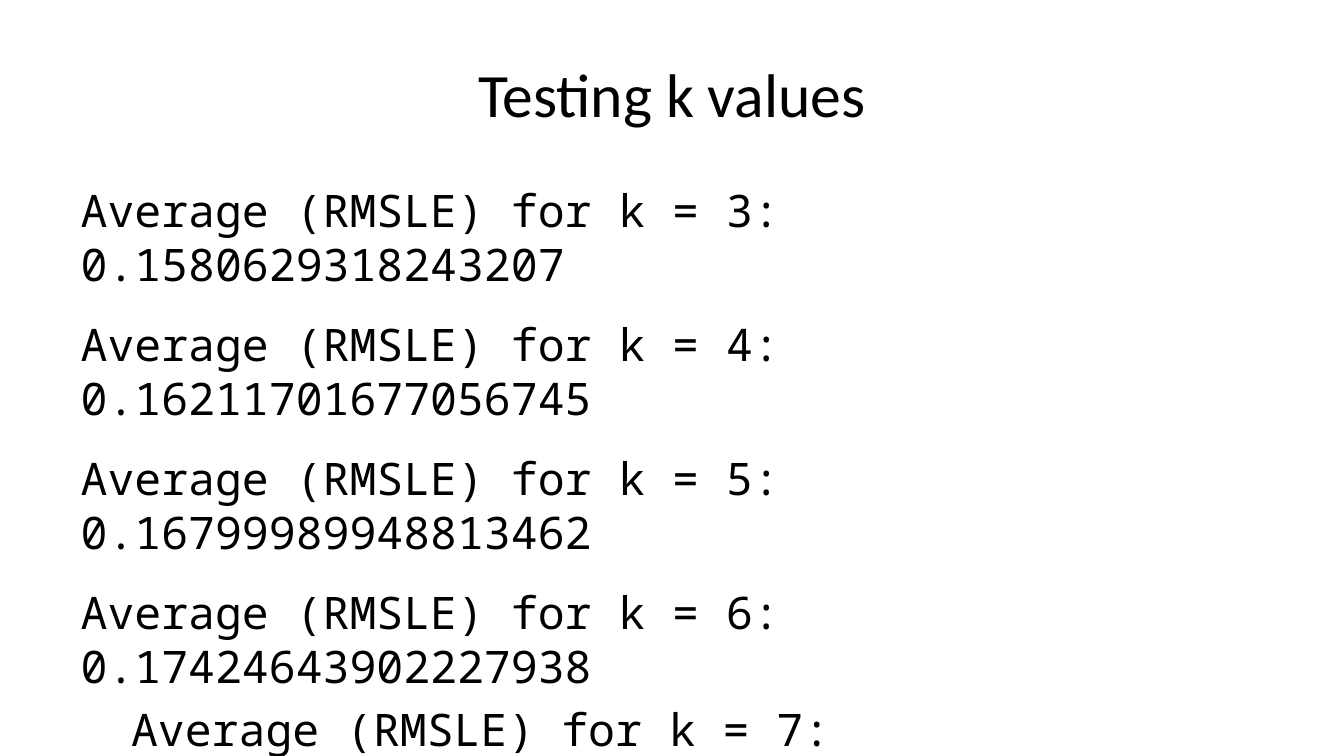
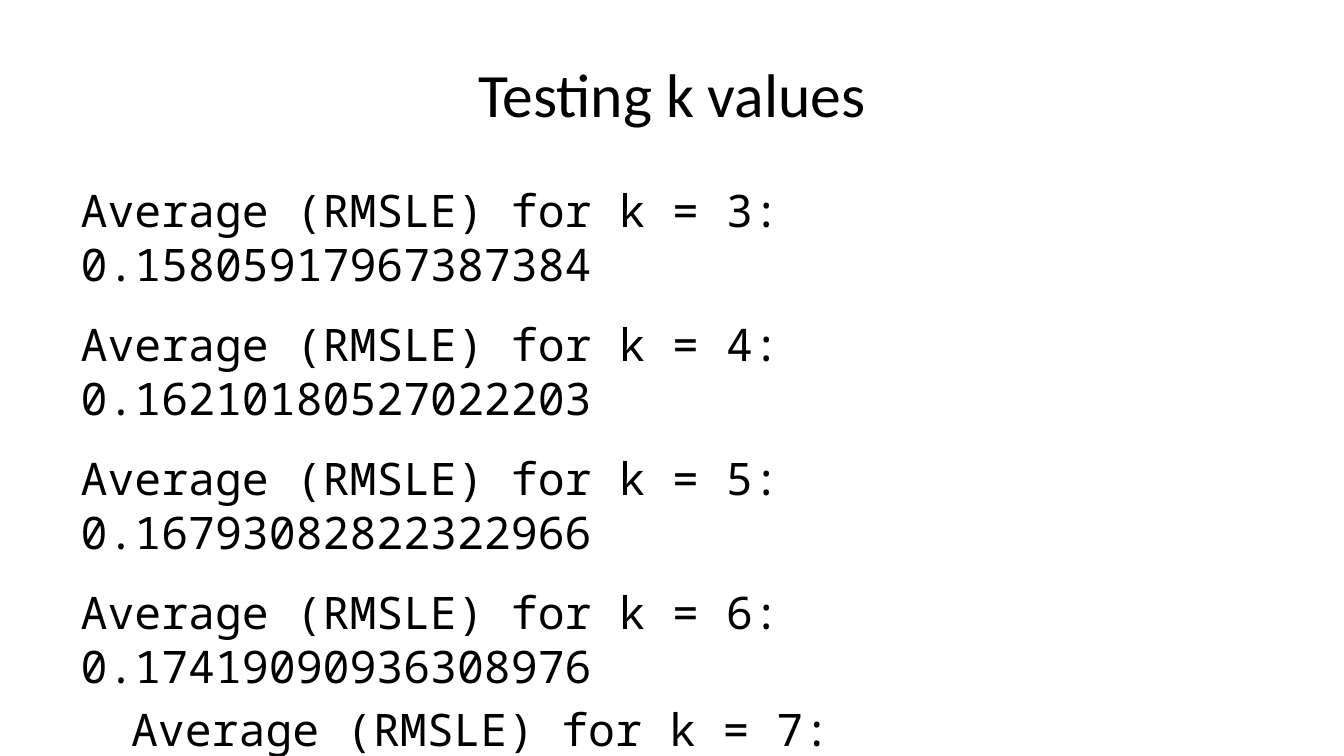
Before and after one commit to deancallahan25/Redwood-Analytics-Portfolio, a slide deck: slide 21 of Project-3/presentation.pptx. Drawn at 1344x756 pixels with LibreOffice and Linux fonts; fonts in the diff are those of the drawing. Boxes give left, top, right and bottom in pixels: in the first picture for what was removed or moved away, otherwise in the second. Text is boxed around its words. In the diff, an @@ line names an element or a change of style, - is before the commit and + after.

```diff
--- a/Project-3/presentation.pptx
+++ b/Project-3/presentation.pptx
@@ text at box(81, 192, 830, 756): text changed @@
-Average (RMSLE) for k = 3: 0.1580629318243207
-Average (RMSLE) for k = 4: 0.16211701677056745
-Average (RMSLE) for k = 5: 0.16799989948813462
-Average (RMSLE) for k = 6: 0.17424643902227938
-Average (RMSLE) for k = 7: 0.18028016714992606
+Average (RMSLE) for k = 3: 0.15805917967387384
+Average (RMSLE) for k = 4: 0.16210180527022203
+Average (RMSLE) for k = 5: 0.16793082822322966
+Average (RMSLE) for k = 6: 0.17419090936308976
+Average (RMSLE) for k = 7: 0.18028949487962886
```
Also in this commit, not shown: 4 other slides changed, 2 slides added.
